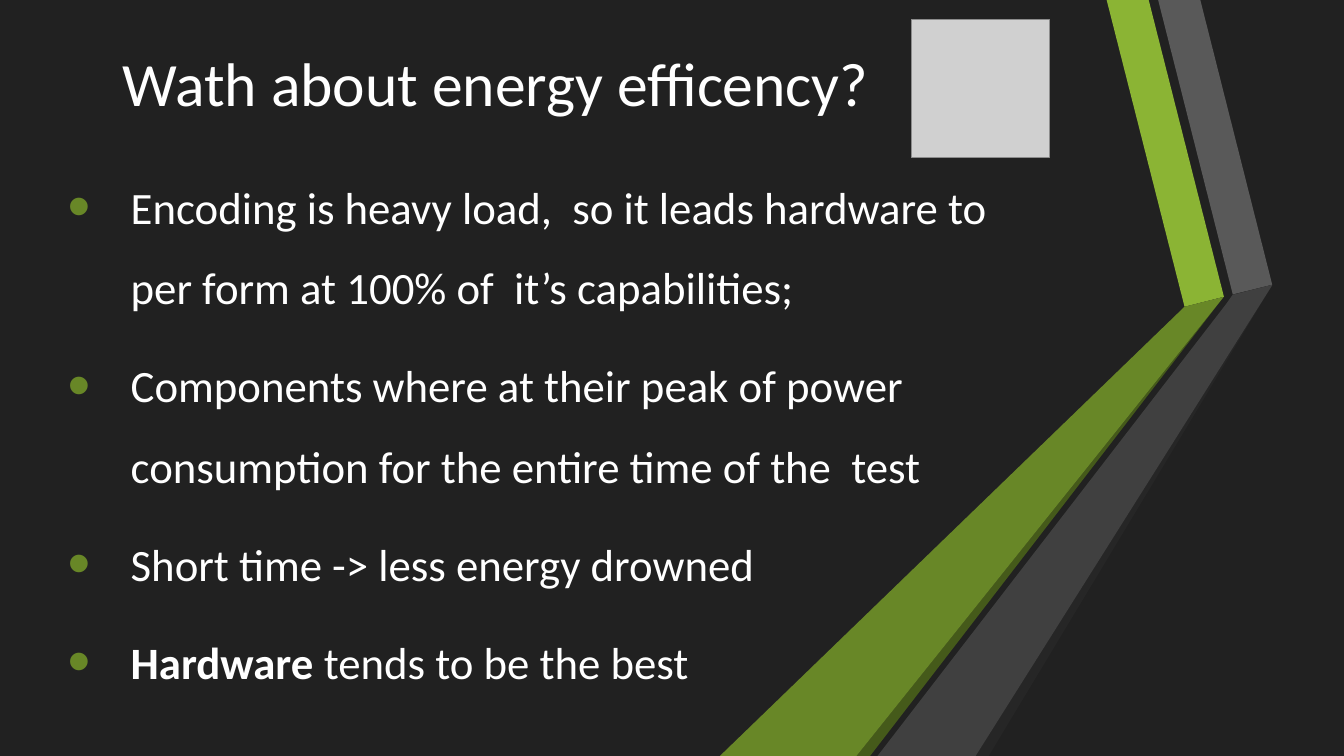
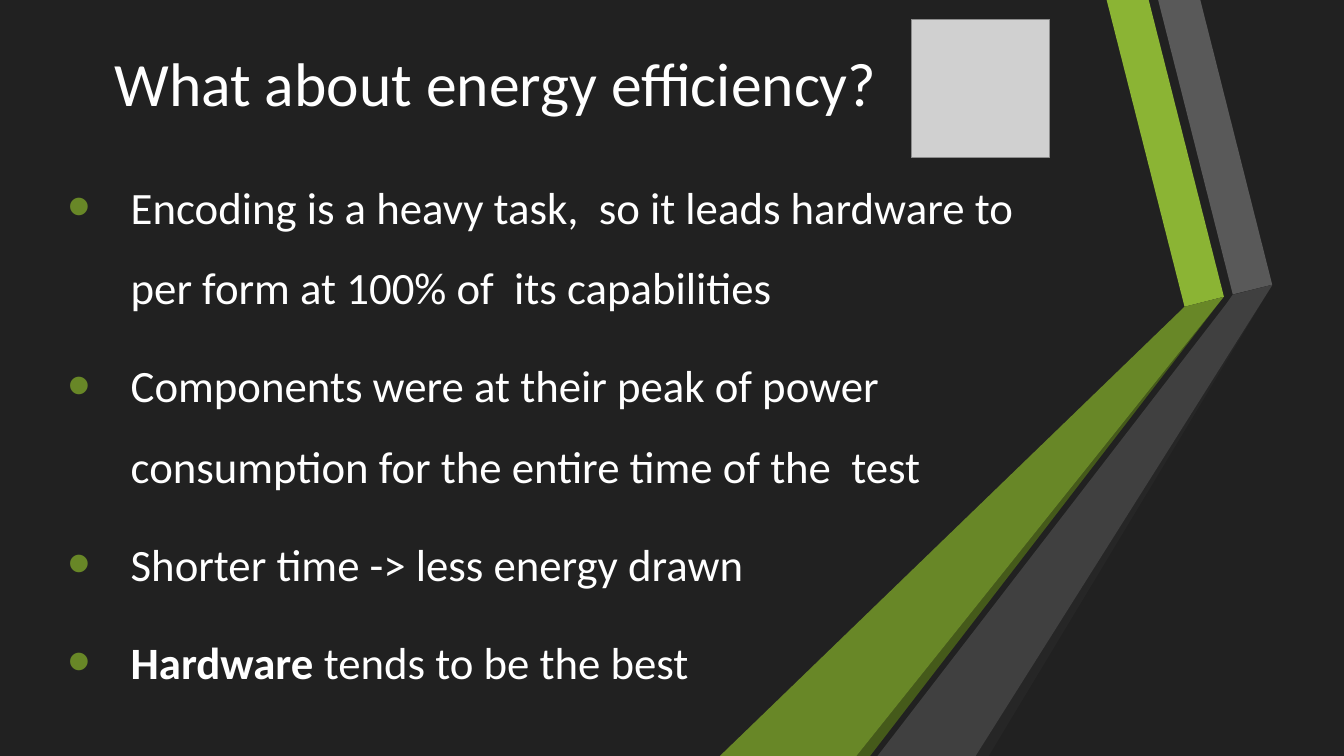
Before and after one commit to Rijndael99/encoding_bench, a slide deck: slide 19 of presentation.pptx. Drawn at 1344x756 pixels with LibreOffice and Linux fonts; fonts in the diff are those of the drawing; grey boxes stand for pictures. Boxes give left, top, right and bottom in pixels: in the first picture for what was removed or moved away, otherwise in the second. Text is boxed around its words. In the diff, an @@ line names an element or a change of style, - is before the commit and + after.

Commit message:
Fix typos and other minor stuff

```diff
--- a/presentation.pptx
+++ b/presentation.pptx
@@ text at (114, 63, 876, 117): text changed @@
-Wath about energy efficency?
+What about energy efficiency?
@@ text at (131, 193, 1013, 589): text changed @@
-  • Encoding is heavy load, so it leads hardware to per form at 100% of it’s capabilities;
-  • Components where at their peak of power consumption for the entire time of the test
-  • Short time -> less energy drowned
+  • Encoding is a heavy task, so it leads hardware to per form at 100% of its capabilities
+  • Components were at their peak of power consumption for the entire time of the test
+  • Shorter time -> less energy drawn
```
Also in this commit, not shown: 4 other slides changed.
